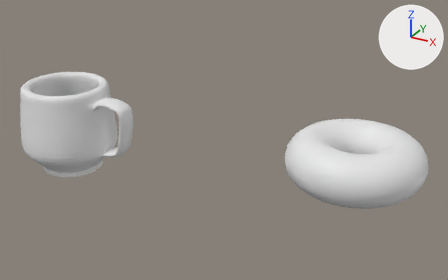
The Blender file donut-2026/donut-tut2026-7.blend, before and after one commit.
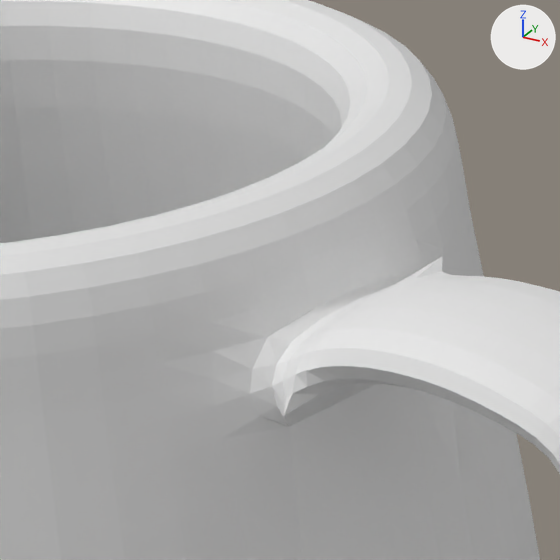
Each version appears first whole from a camera (50 mm lens) standing at (0.522, -1.23, 0.667) and looking at (-0.184, 0.053, 0.026), and next in a close-up on the part from 16% to 26% of the width and 27% to 44% of the height. The lights are fixed; the arrows at upper right show +X, +Y and +Z. The last two pictures show the newer version.

Objects in the first close-up: 'Cup'.
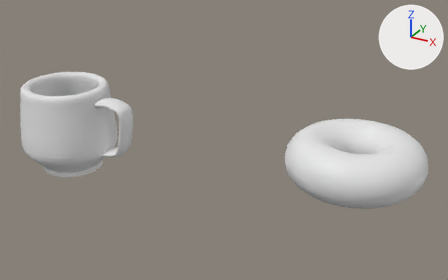
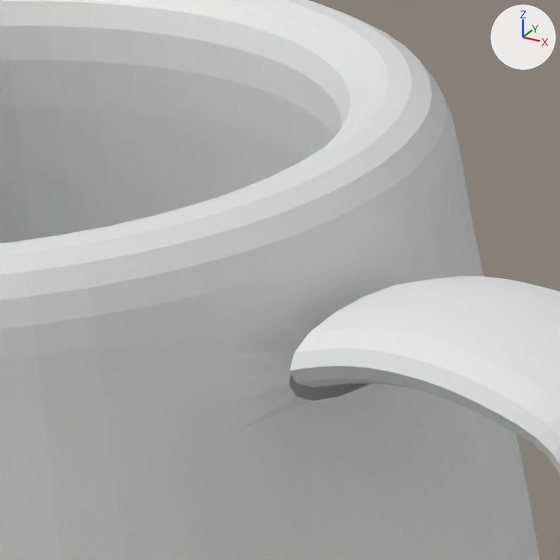
What differs and where, as boxes (x1, y1, x2, y2) in the close-ups (560 x 560 px):
part 1 of me_cylinder, deleted: before (251, 276, 409, 427)

The change in detail:
me_cylinder is used by ob_cup; location (-0.6635, 0.0026, -0.002).
Verts and faces of me_cylinder; kept vertices keep their numbers, new ones are numbered from 283.
Before the commit, vertices of me_cylinder: 31 (0.123, 0.028, 0.087), 32 (0.123, -0.028, 0.087), 265 (0.132, 0.026, 0.076), 266 (0.131, 0.022, 0.096), 267 (0.131, -0.036, 0.096).
Before the commit, vertices of me_cylinder: 268 (0.132, -0.038, 0.076), 272 (0.125, 0.029, 0.069), 273 (0.125, -0.029, 0.069).
me_cylinder had 283 vertices, 272 faces and spanned x -0.14..0.23, y -0.144..0.144, z -0.139..0.12.
me_cylinder now has 283 vertices, 268 faces and spans x -0.14..0.23, y -0.144..0.144, z -0.139..0.12.
Part 1, on me_cylinder:
Faces deleted: (32, 273, 268, 267), (31, 32, 267, 266), (31, 272, 265, 266), (265, 272, 273, 268).
